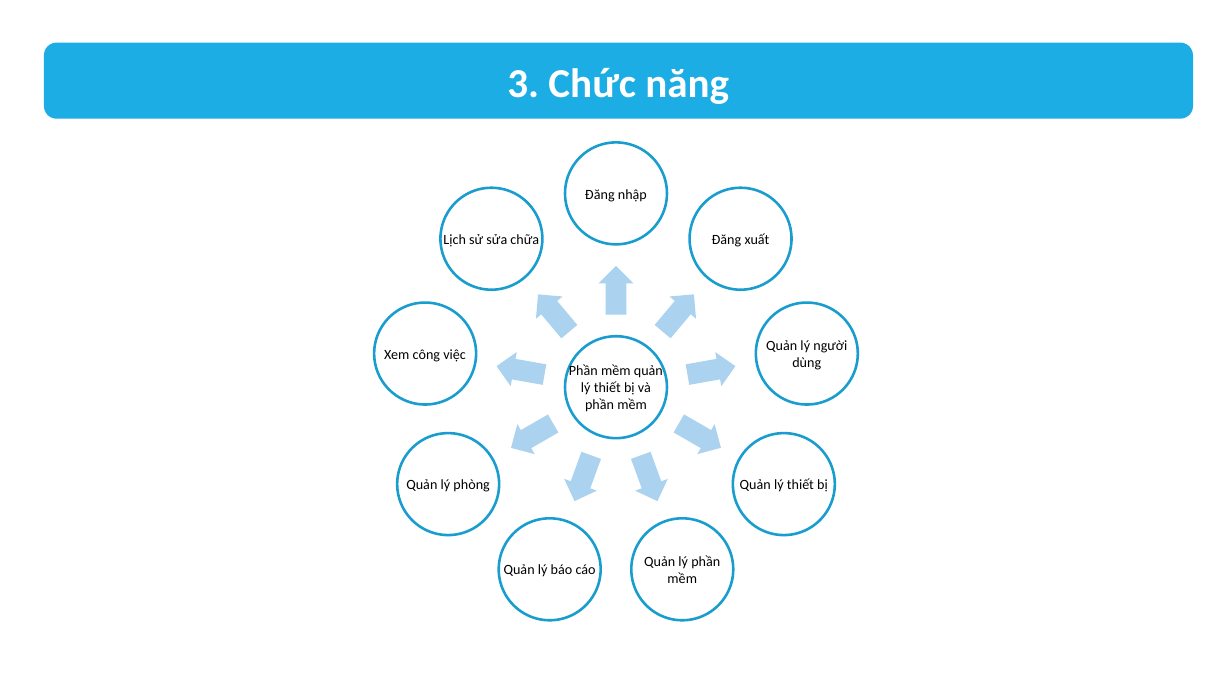
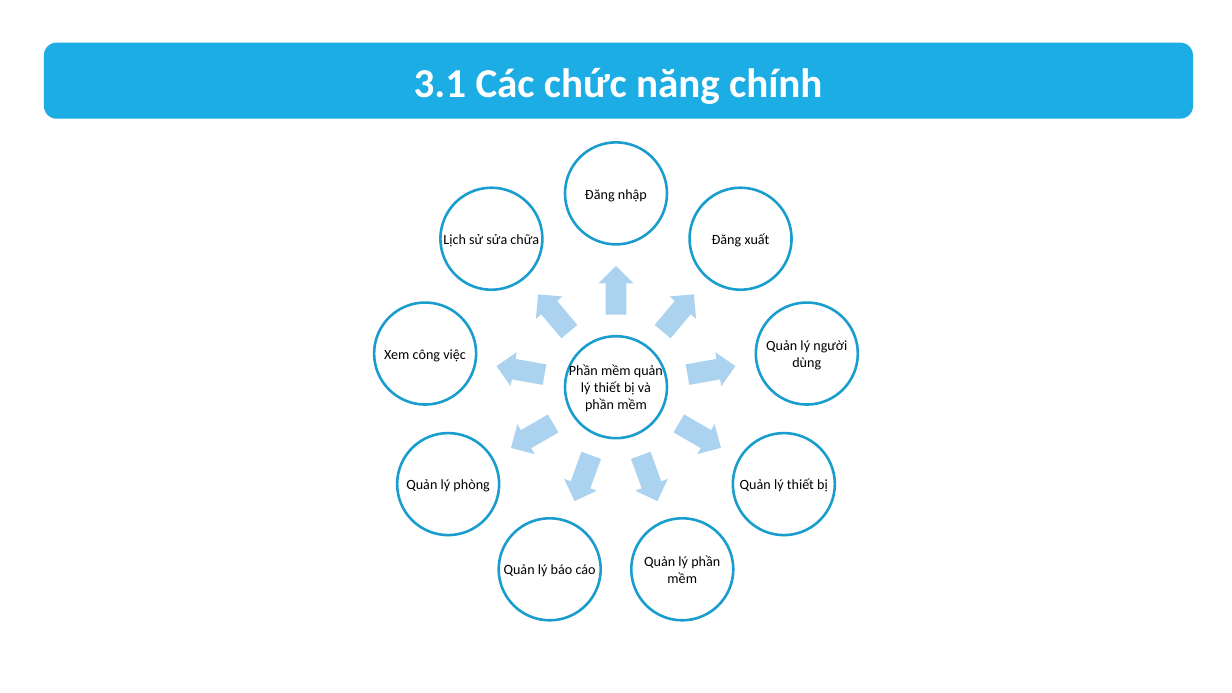
Before and after one commit to qhd279/Nhom055, a slide deck: slide 6 of slide.pptx (slide 5 before the commit). Drawn at 1232x693 pixels with LibreOffice and Linux fonts; fonts in the diff are those of the drawing. Boxes give left, top, right and bottom in pixels: in the first picture for what was removed or moved away, otherwise in the second. Text is boxed around its words. In the diff, an @@ line names an element or a change of style, - is before the commit and + after.

```diff
--- a/slide.pptx
+++ b/slide.pptx
@@ text in rounded rectangle at <box>414,68,822,104</box>: text changed @@
-3. Chức năng
+3.1 Các chức năng chính
```
Also in this commit, not shown: 1 other slide changed, 5 slides added, 1 slide removed, 10 other files.
